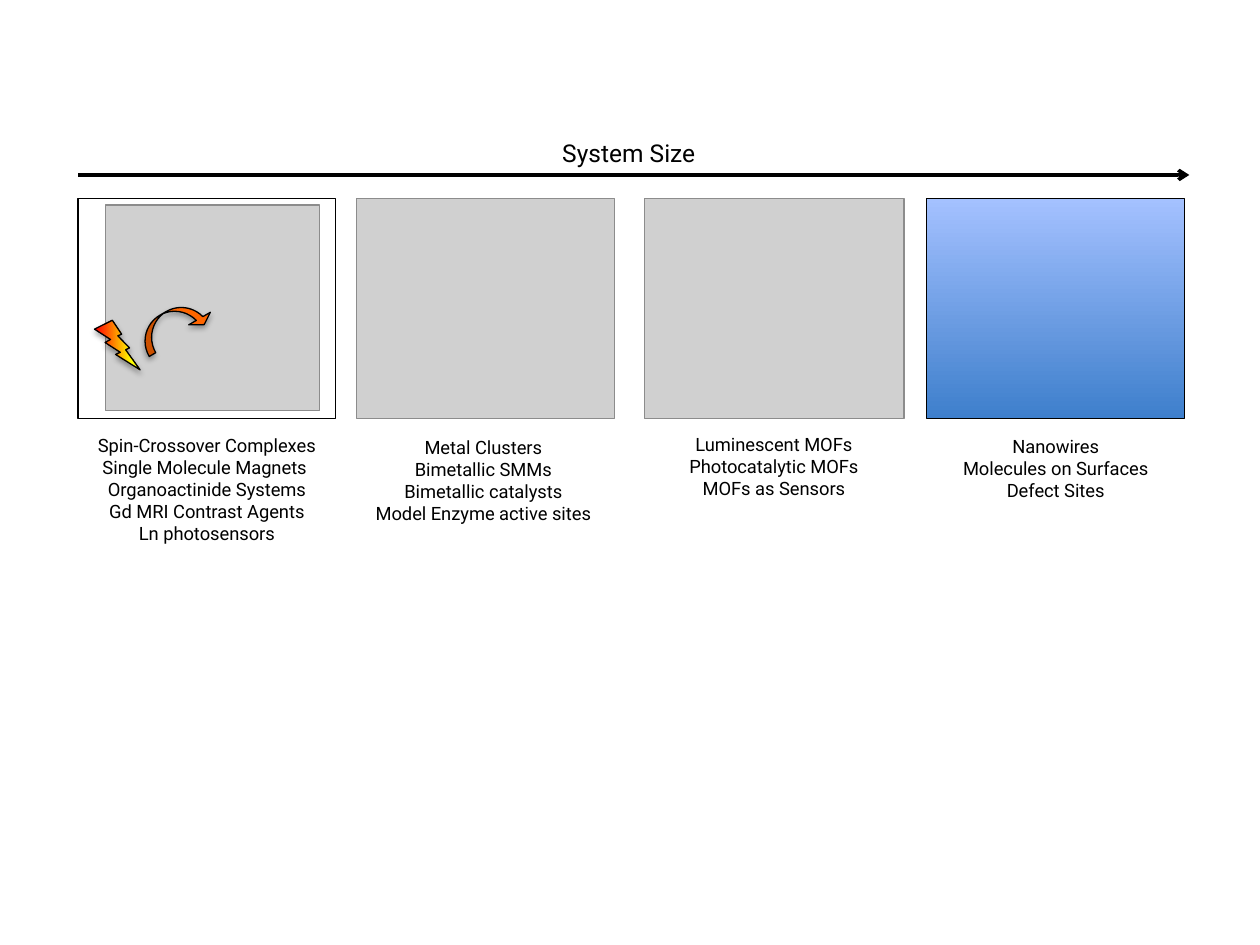
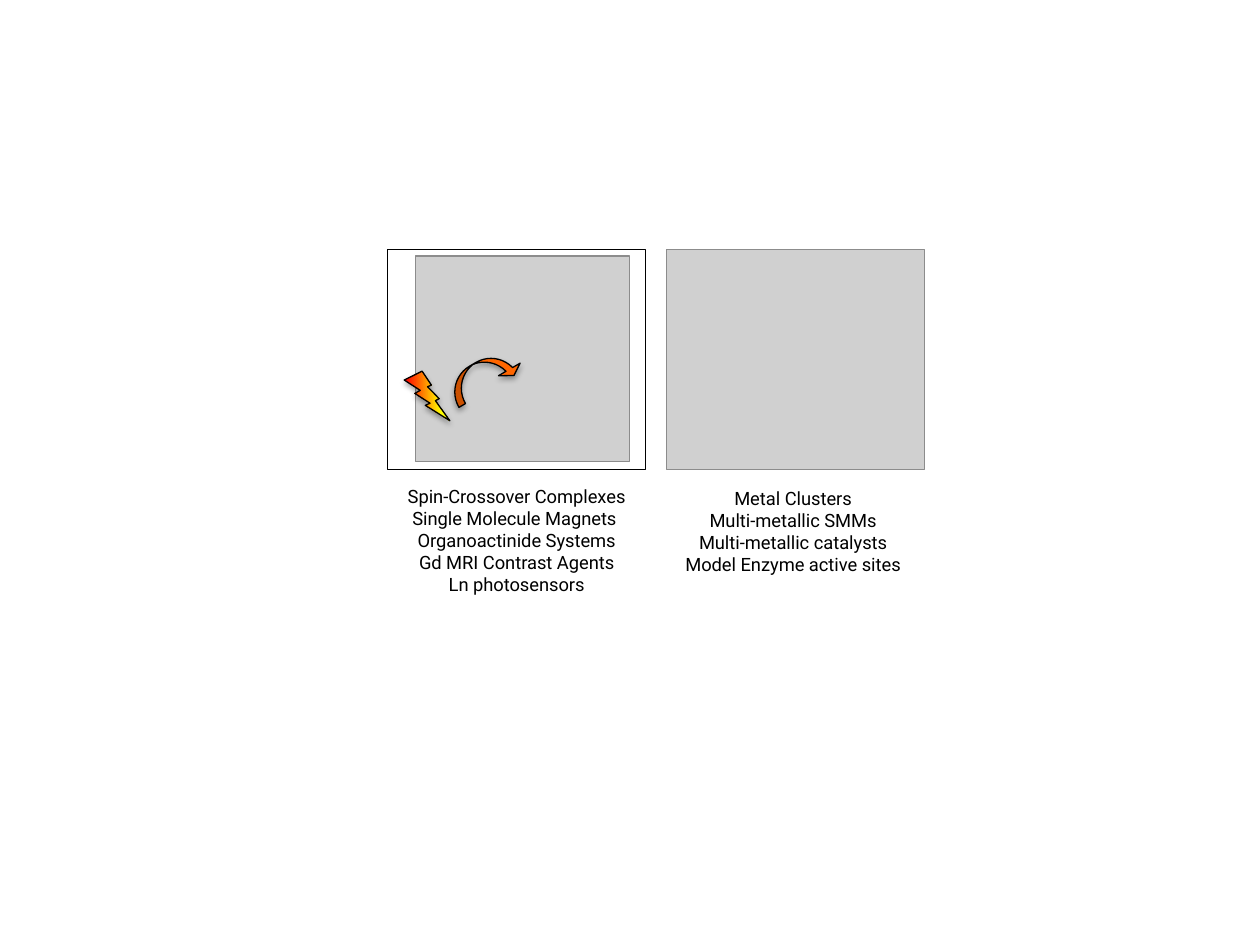
Before and after one commit to quantumcoyote/quantumcoyote.github.io, a slide deck: slide 4 of vlaisavljevich/images/research/Figure Archive/Figures2016.pptx (slide 2 before the commit). Drawn at 1260x945 pixels with LibreOffice and Linux fonts; fonts in the diff are those of the drawing; grey boxes stand for pictures. Boxes give left, top, right and bottom in pixels: in the first picture for what was removed or moved away, otherwise in the second. Text is boxed around its words. In the diff, an @@ line names an element or a change of style, - is before the commit and + after.

```diff
--- a/vlaisavljevich/images/research/Figure Archive/Figures2016.pptx
+++ b/vlaisavljevich/images/research/Figure Archive/Figures2016.pptx
@@ text removed at bbox=[562, 144, 696, 168] @@
-System Size
@@ arrow removed from (78, 175) to (1189, 175) @@
@@ picture removed at bbox=[644, 199, 903, 420] @@
@@ rectangle removed at bbox=[927, 199, 1186, 420] @@
@@ 2 pictures, 2 texts, 1 rectangle, 1 lightning bolt, 1 curved left arrow: place and size @@
-2 pictures, 2 texts, 1 rectangle, 1 lightning bolt, 1 curved left arrow at bbox=[78, 199, 615, 544]
+2 pictures, 2 texts, 1 rectangle, 1 lightning bolt, 1 curved left arrow at bbox=[388, 249, 925, 595]
@@ text removed at bbox=[689, 437, 858, 495] @@
-Luminescent MOFs
-Photocatalytic MOFs
-MOFs as Sensors
@@ text removed at bbox=[963, 440, 1148, 497] @@
-Nanowires
-Molecules on Surfaces
-Defect Sites
@@ text at bbox=[699, 513, 887, 553]: text changed @@
-Bimetallic SMMs
-Bimetallic catalysts
+Multi-metallic SMMs
+Multi-metallic catalysts
```
Also in this commit, not shown: 2 other slides changed, 4 slides added, 2 slides removed, 21 other files.
